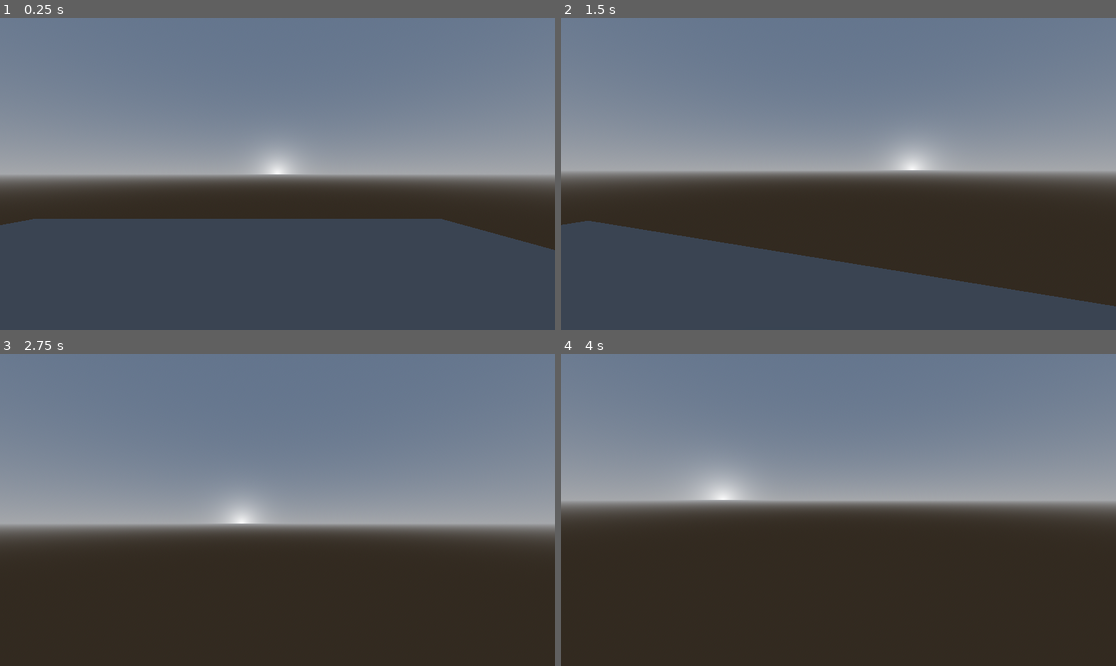
Above: before the commit, frames 1-4 (two rows, left to right).
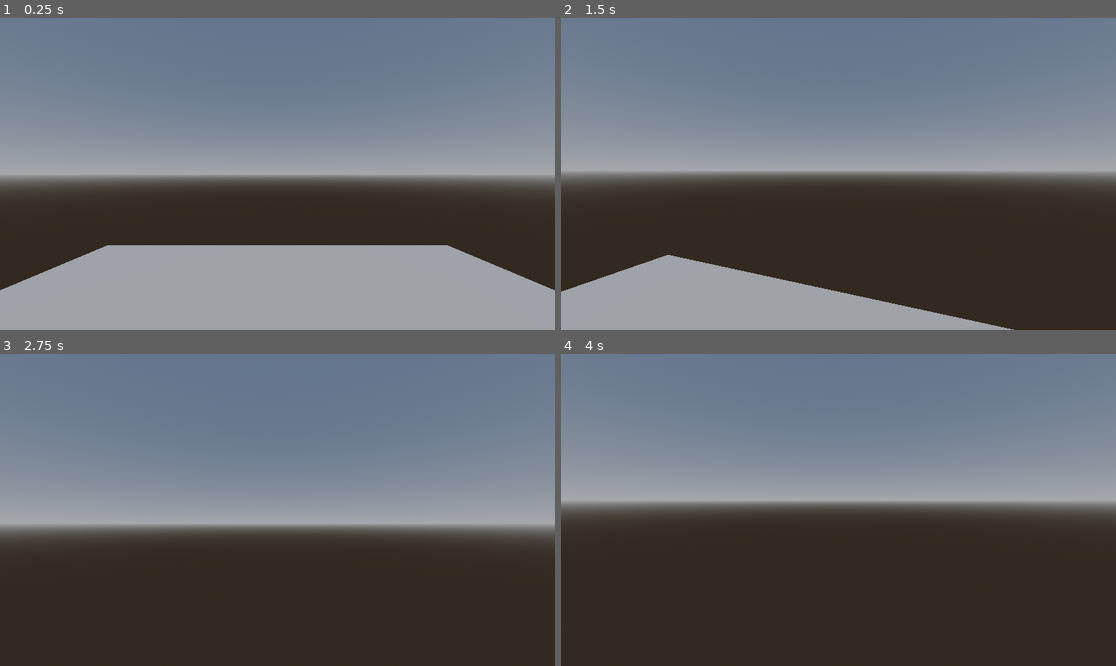
Above: after the commit, the same moments.

Repository: GuaraProductions/FirstPerson_Test
Game: Godot game, scene res://Scenes/Scene.tscn
Two runs of this game, one before a commit and one after it. Both use one fixed random seed, a clock stepped at 60 frames per second and the inputs below.
Inputs (mouse positions are in pixels of both pictures, inside the frame that each line leads up to):
- Up to frame 1 (0.25 s): no input
- Up to frame 2 (1.5 s): tap Enter at 0.5 s; move the mouse to (866, 174) at 0.52 s; hold F (toggle_flashlight) 0.53-1.28 s; hold Up (ui_up) from 0.53 s (still down); move the mouse to (810, 174) at 1.27 s; tap F (toggle_flashlight) at 1.35 s
- Up to frame 3 (2.75 s): keep holding Up (ui_up); move the mouse to (288, 503) at 2.02 s; hold F (toggle_flashlight) from 2.03 s (still down)
- Up to frame 4 (4 s): keep holding Up (ui_up); tap Space at 2.75 s; move the mouse to (832, 516) at 2.77 s; release F (toggle_flashlight) at 2.78 s; tap F (toggle_flashlight) at 2.85 s; tap Enter at 3.5 s; move the mouse to (877, 513) at 3.52 s; hold F (toggle_flashlight) from 3.53 s (still down)

The runs differ from the first frame. In frame 1, 35% of the frame differs, in the area x 0-100%, y 42-100%; in frame 2, 22%; in frame 3, 0.4%; in frame 4, 0.6%.

Commit message:
Atualizado posição dos nodes

Diff:
--- a/Scenes/Scene.tscn
+++ b/Scenes/Scene.tscn
@@ -18,16 +18,16 @@
 script = ExtResource("2")
 
 [node name="Player" parent="." instance=ExtResource("1")]
-transform = Transform3D(-1, 0, -8.74228e-08, 0, 1, 0, 8.74228e-08, 0, -1, -3, 3, -125)
+transform = Transform3D(-1, 0, -8.74228e-08, 0, 1, 0, 8.74228e-08, 0, -1, 0, 8.04888, -4.96826)
 
 [node name="WorldEnvironment" type="WorldEnvironment" parent="."]
 environment = SubResource("Environment_ihfrn")
 
 [node name="StaticBody3D" type="StaticBody3D" parent="."]
-transform = Transform3D(30.72, 0, 0, 0, 1, 0, 0, 0, 26.97, 0, -2, -123)
+transform = Transform3D(30.72, 0, 0, 0, 1, 0, 0, 0, 26.97, 0, 0, 0)
 
 [node name="MeshInstance3D" type="MeshInstance3D" parent="StaticBody3D"]
 mesh = SubResource("1")
 
 [node name="DirectionalLight3D" type="DirectionalLight3D" parent="."]
-transform = Transform3D(1, 0, 0, 0, 1, 0, 0, 0, 1, 0, 6, -125)
+transform = Transform3D(1, 0, 0, 0, -0.0441948, 0.999023, 0, -0.999023, -0.0441948, 0, 14.8242, 0)
